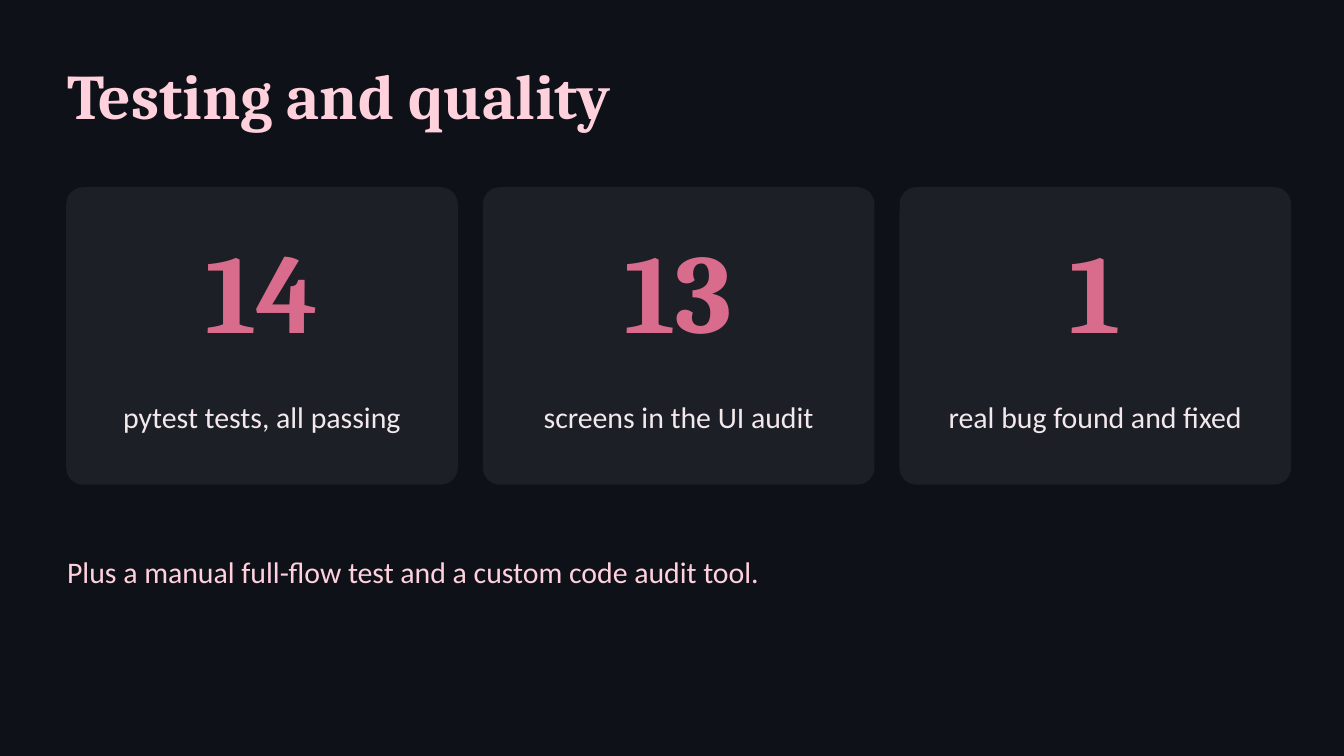
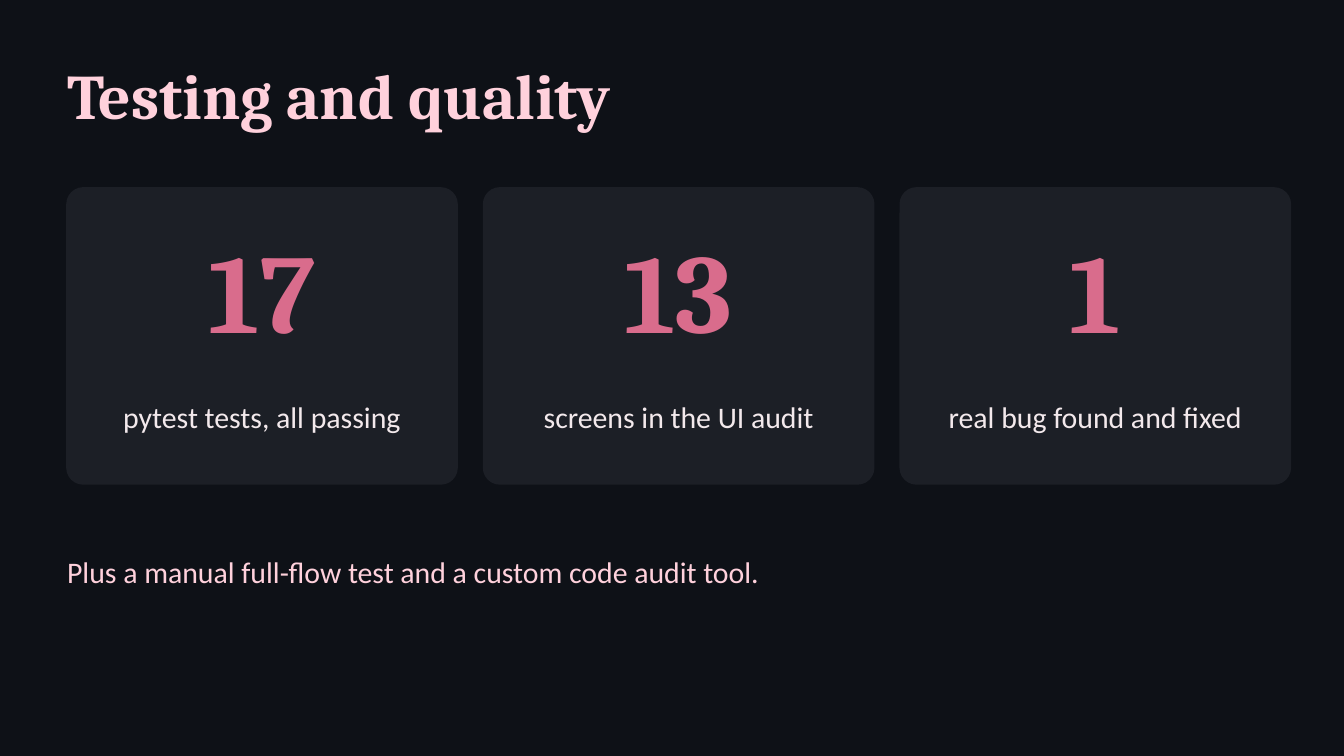
Before and after one commit to RashiSharma-dev/ai-fashion-stylist, a slide deck: slide 10 of docs/presentation.pptx. Drawn at 1344x756 pixels with LibreOffice and Linux fonts; fonts in the diff are those of the drawing. Boxes give left, top, right and bottom in pixels: in the first picture for what was removed or moved away, otherwise in the second. Text is boxed around its words. In the diff, an @@ line names an element or a change of style, - is before the commit and + after.

```diff
--- a/docs/presentation.pptx
+++ b/docs/presentation.pptx
@@ text at bbox=[209, 258, 316, 334]: text changed @@
-14
+17
```
Also in this commit, not shown: 4 other files.
